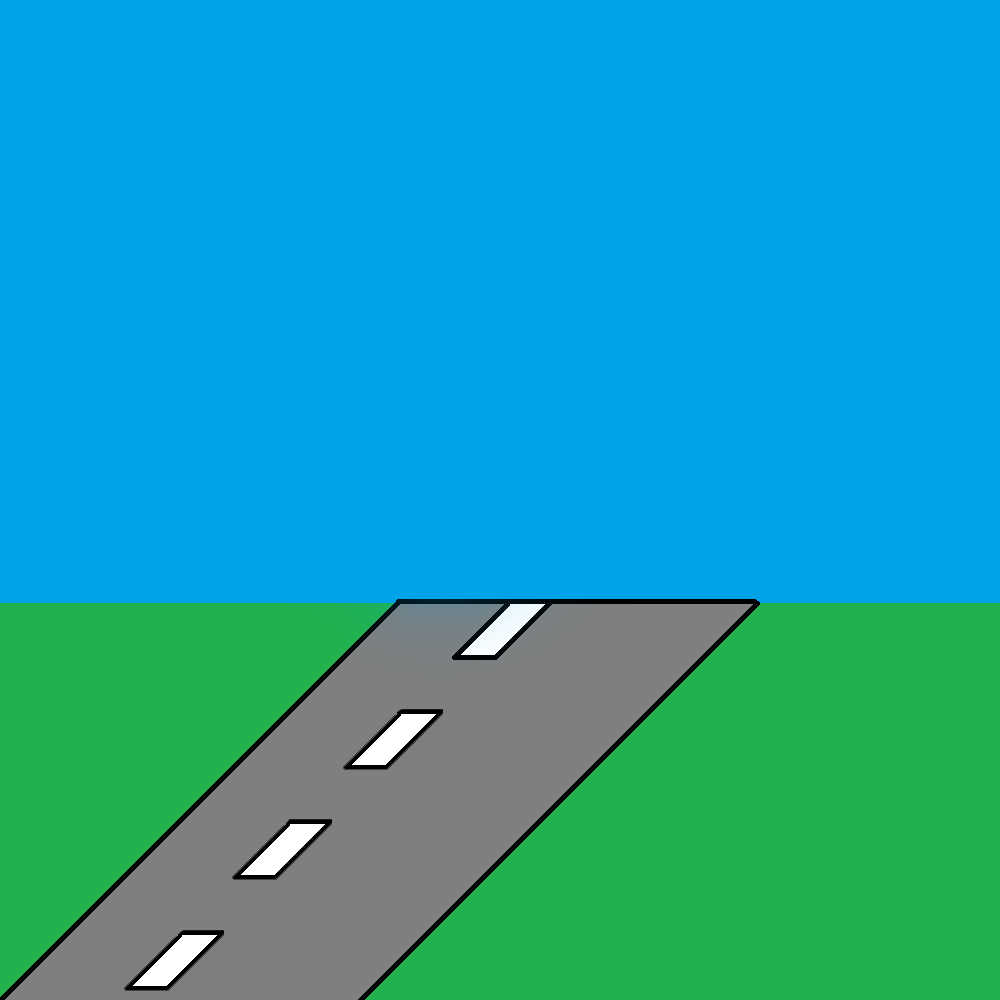
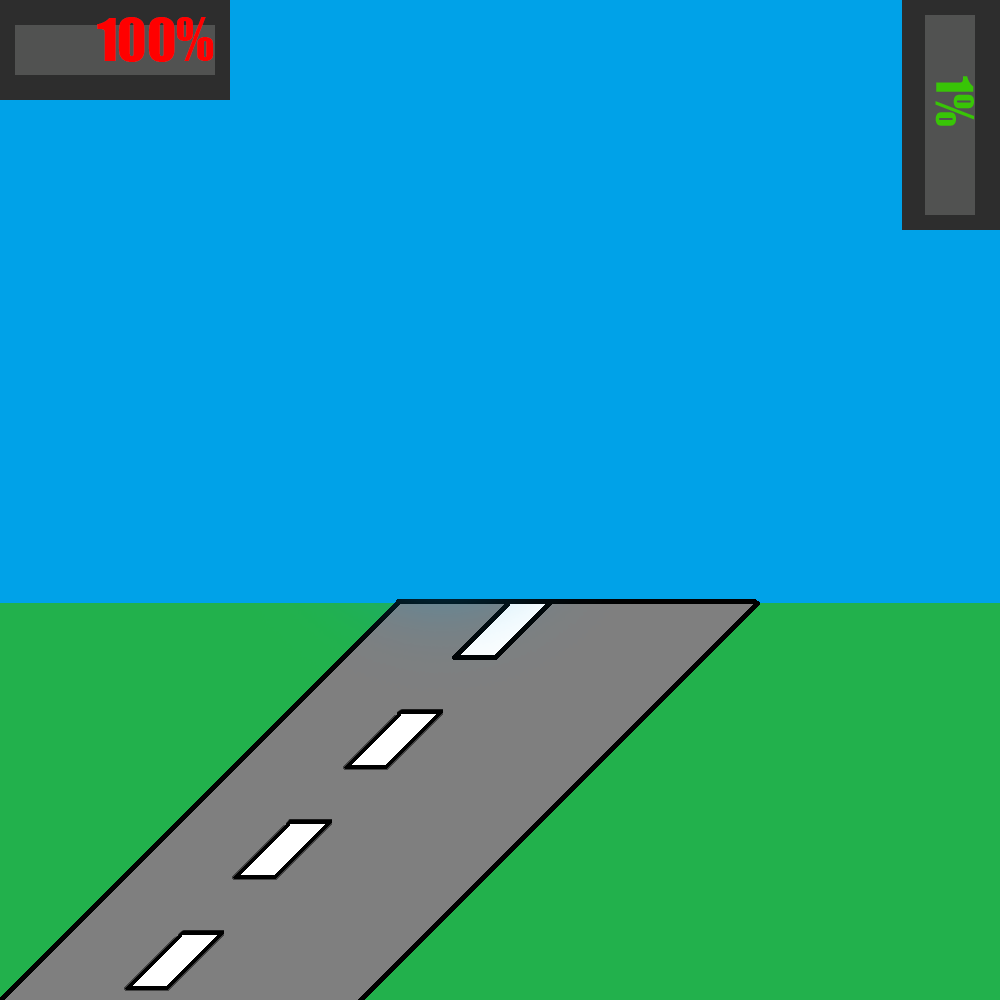
The second 1000x1000 image is a revision of the first. Changes to its layers:
showed group "Группа 2" (2 layers) over [97, 16, 214, 62]
showed group "Группа 1" (2 layers) over [935, 76, 980, 165]
added group "bars" with 1 layers above "strips" over [0, 0, 1000, 230]
renamed "fucking bars" to "progress bar", showed it, moved it into group "bars", painted on it over [0, 0, 1000, 230]
